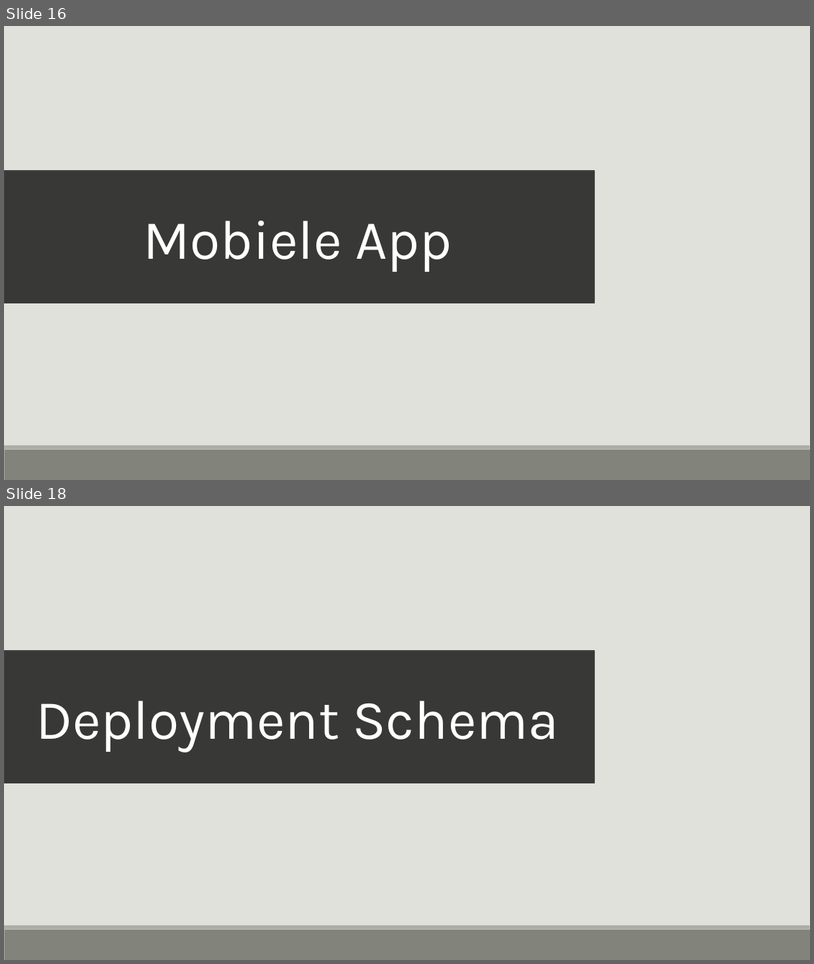
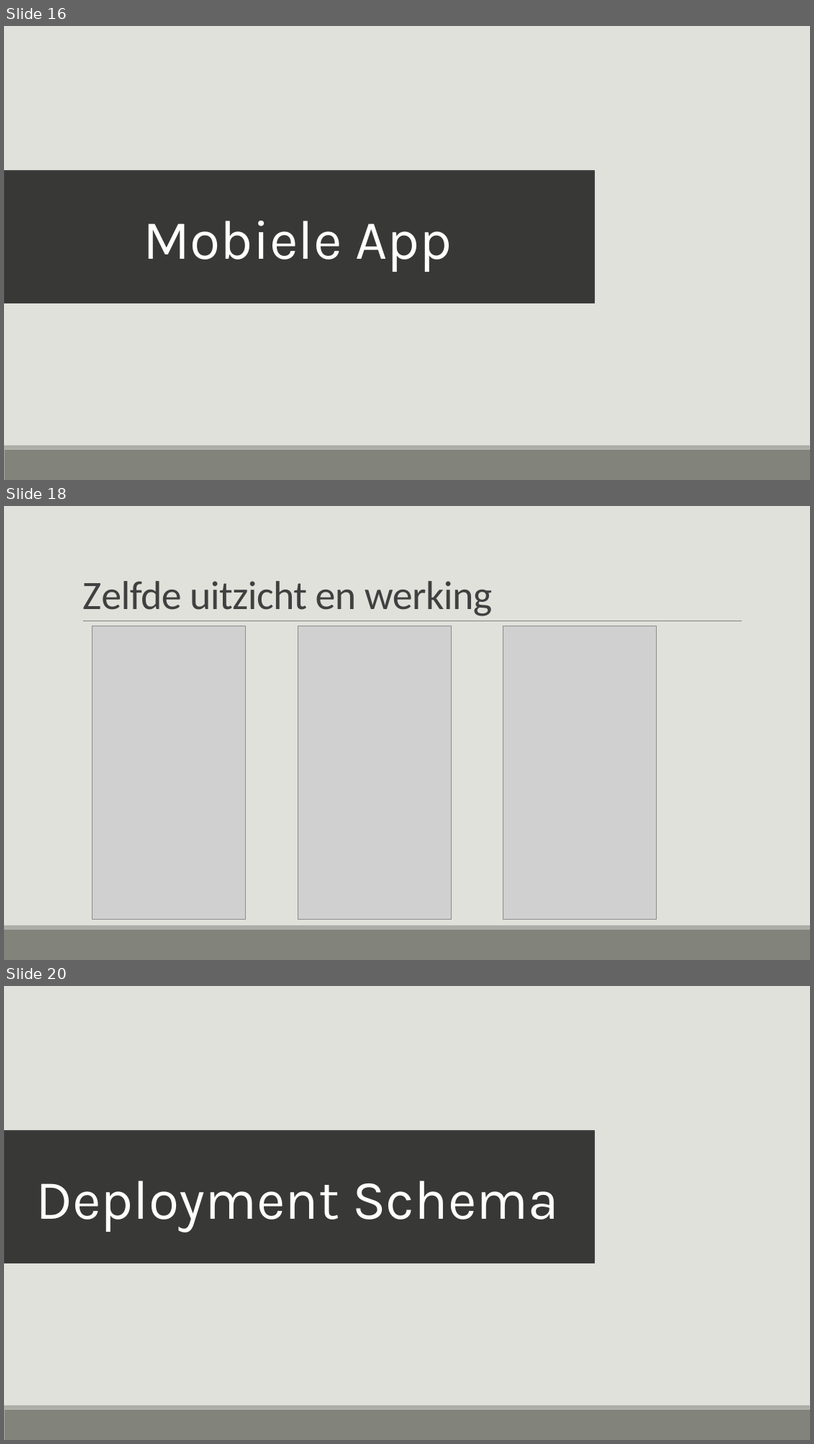
Before and after one commit to Cybersquad1/CA-Paperless-Office-LHS, a slide deck: doc/Presentatie.pptx. Shown one above the other, each under a label of ours: slides 16 and 18 before the commit, slides 16, 18 and 20 after it; the slides between them are not shown. The pictures are 814x964 and 814x1444 pixels, drawn with LibreOffice and Linux fonts; fonts in the diff are those of the drawing; grey boxes stand for pictures. Boxes give left, top, right and bottom in pixels: in the first picture for what was removed or moved away, otherwise in the second. Text is boxed around its words. In the diff, an @@ line names an element or a change of style, - is before the commit and + after.

```diff
--- a/doc/Presentatie.pptx
+++ b/doc/Presentatie.pptx
@@ slide 18 added at box(4, 506, 810, 960), background #E1E1DB; not listed: 2 template elements that a slide beside it also shows @@
@@ title added at box(82, 581, 492, 616), 48 pt, text #404040 @@
+Zelfde uitzicht en werking
@@ line added from (83, 621) to (743, 621), #808080 0.5 pt @@
@@ picture added at box(93, 626, 246, 919) @@
@@ picture added at box(298, 626, 452, 919) @@
@@ picture added at box(504, 626, 657, 919) @@
@@ what was slide 18 is now slide 20 @@
```
Also in this commit, not shown: 1 slide changed, 1 other slide added.
